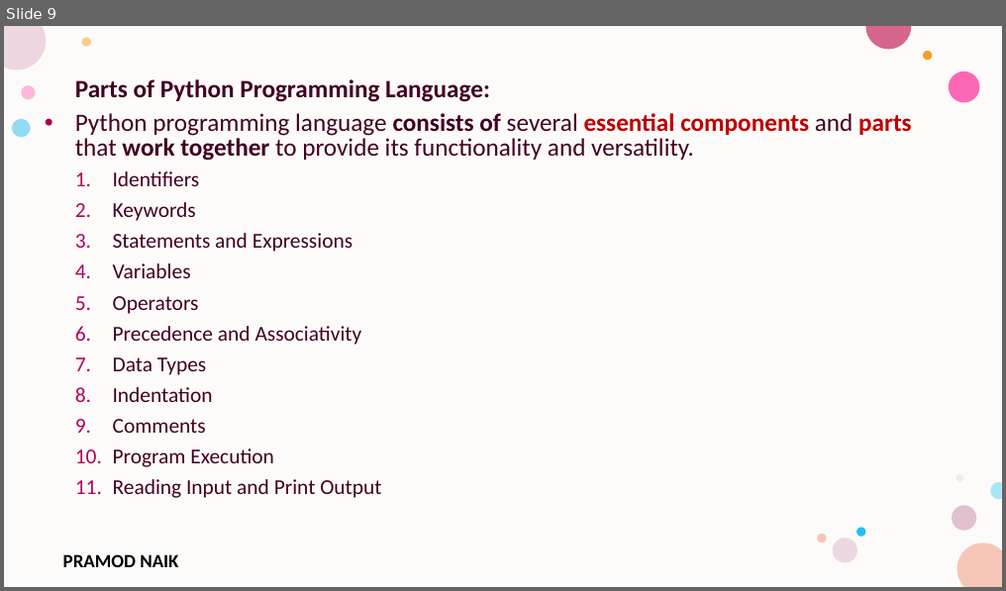
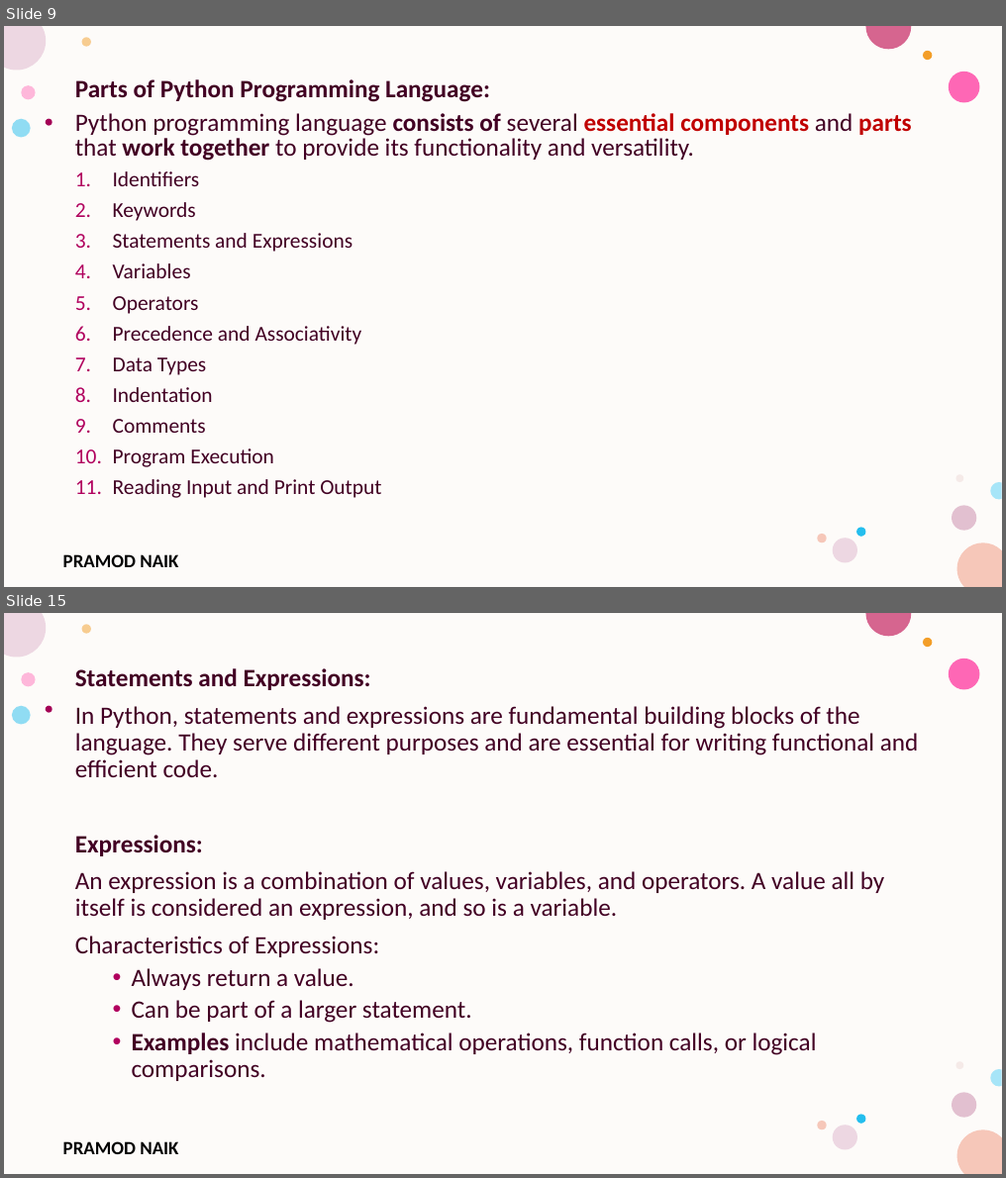
Before and after one commit to PRAMOD-VISHNU-NAIK/MCA-4th-Sem-Python-Shridevi-College, a slide deck: Theory Class-Notes/Module-1 Python Basic Concepts and Programming.pptx. Shown one above the other, each under a label of ours: slide 9 before the commit, slides 9 and 15 after it; the slides between them are not shown. The pictures are 1006x591 and 1006x1178 pixels, drawn with LibreOffice and Linux fonts; fonts in the diff are those of the drawing; background and template pictures are left out. Boxes give left, top, right and bottom in pixels: in the first picture for what was removed or moved away, otherwise in the second. Text is boxed around its words. In the diff, an @@ line names an element or a change of style, - is before the commit and + after.

```diff
--- a/Theory Class-Notes/Module-1 Python Basic Concepts and Programming.pptx
+++ b/Theory Class-Notes/Module-1 Python Basic Concepts and Programming.pptx
@@ slide 15 added at [4,613,1002,1174], background #FFFFFF; not listed: 17 template elements that a slide beside it also shows @@
@@ text added at [75,668,919,1081], 24 pt, text #420023 @@
+Statements and Expressions:
+In Python, statements and expressions are fundamental building blocks of the language. They serve different purposes and are essential for writing functional and efficient code.
+Expressions:
+An expression is a combination of values, variables, and operators. A value all by itself is considered an expression, and so is a variable.
+Characteristics of Expressions:
+  • Always return a value.
+  • Can be part of a larger statement.
+  • Examples include mathematical operations, function calls, or logical comparisons.
```
Also in this commit, not shown: 1 slide changed, 11 other slides added.
